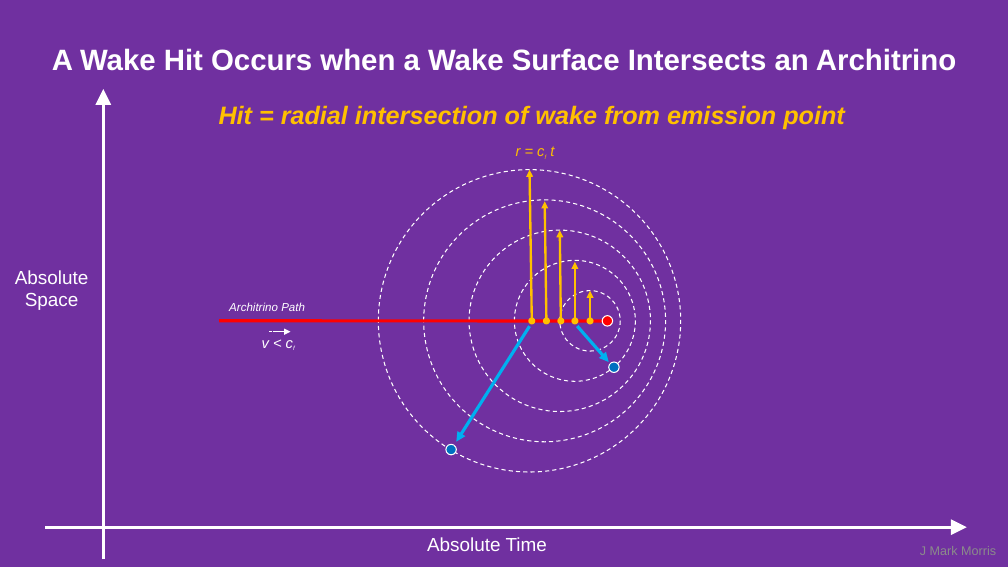
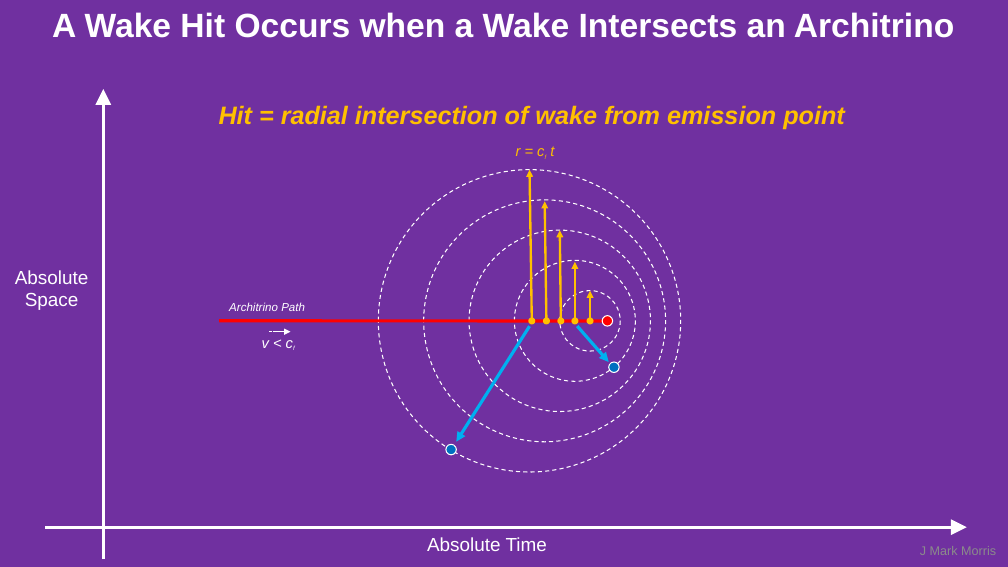
Before and after one commit to jmarkmorris/architrino, a slide deck: slide 5 of reference/archie/presentations/NPQG Fundamentals - Paths.pptx. Drawn at 1008x567 pixels with LibreOffice and Linux fonts; fonts in the diff are those of the drawing. Boxes give left, top, right and bottom in pixels: in the first picture for what was removed or moved away, otherwise in the second. Text is boxed around its words. In the diff, an @@ line names an element or a change of style, - is before the commit and + after.

```diff
--- a/reference/archie/presentations/NPQG Fundamentals - Paths.pptx
+++ b/reference/archie/presentations/NPQG Fundamentals - Paths.pptx
@@ text at (52, 12, 954, 38): text changed; size 28 to 32 pt @@
-A Wake Hit Occurs when a Wake Surface Intersects an Architrino
+A Wake Hit Occurs when a Wake Intersects an Architrino
```
Also in this commit, not shown: 12 other slides changed, 3 slides removed, 27 other files.
